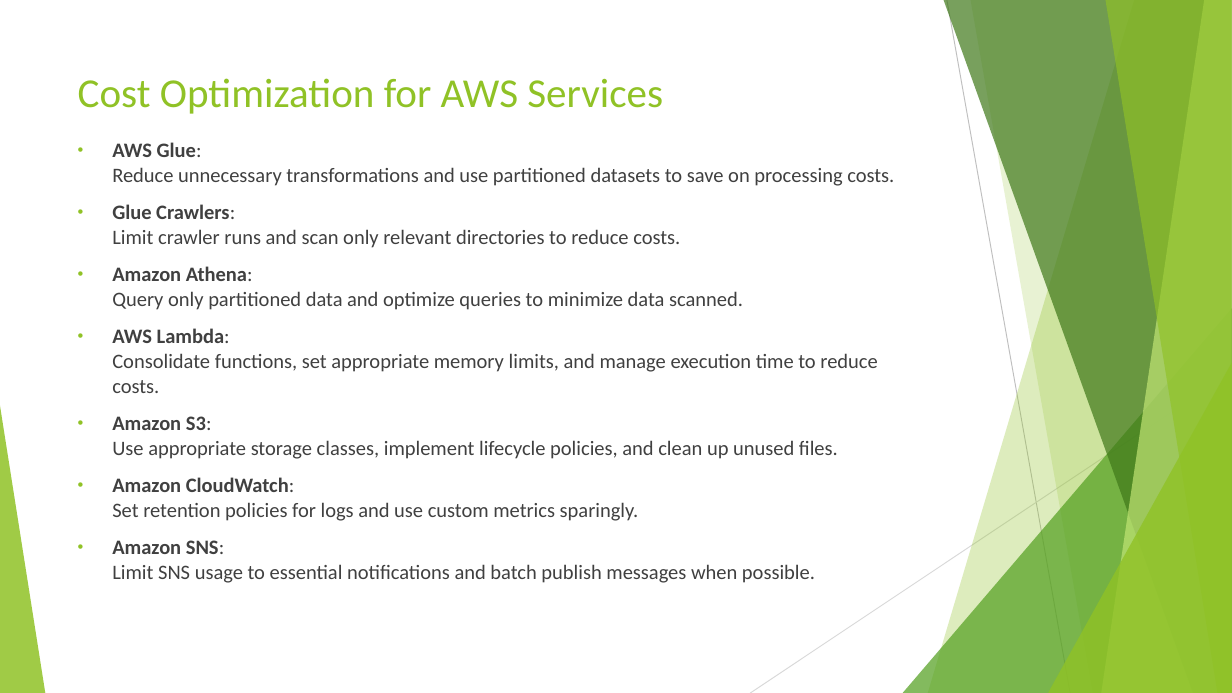
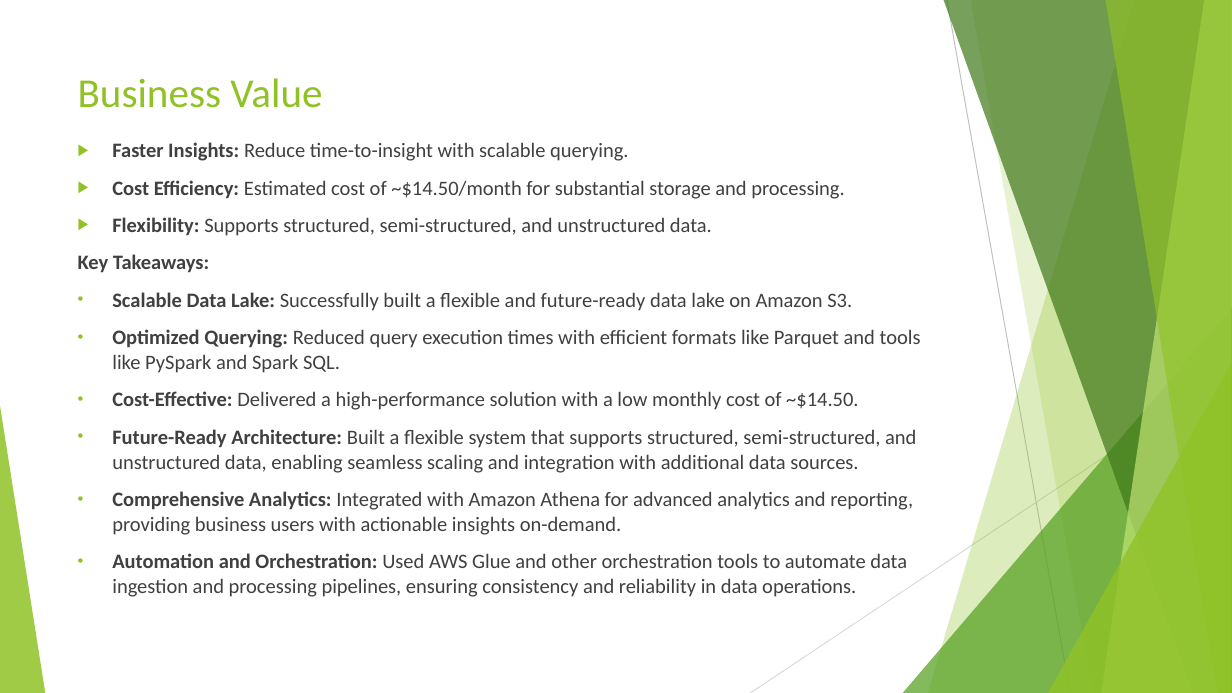
Before and after one commit to rdinesh808/Data_Lake_Construction_and_Querying_With_PySpark, a slide deck: slide 11 of Data_Lake_Construction_and_Querying_With_PySpark.pptx. Drawn at 1232x693 pixels with LibreOffice and Linux fonts; fonts in the diff are those of the drawing. Boxes give left, top, right and bottom in pixels: in the first picture for what was removed or moved away, otherwise in the second. Text is boxed around its words. In the diff, an @@ line names an element or a change of style, - is before the commit and + after.

Commit message:
business value added

```diff
--- a/Data_Lake_Construction_and_Querying_With_PySpark.pptx
+++ b/Data_Lake_Construction_and_Querying_With_PySpark.pptx
@@ title at (78,78,322,108): text changed @@
-Cost Optimization for AWS Services
+Business Value
@@ text at (78,142,921,597): text changed @@
-• AWS Glue:
-  Reduce unnecessary transformations and use partitioned datasets to save on processing costs.
-• Glue Crawlers:
-  Limit crawler runs and scan only relevant directories to reduce costs.
-• Amazon Athena:
-  Query only partitioned data and optimize queries to minimize data scanned.
-• AWS Lambda:
-  Consolidate functions, set appropriate memory limits, and manage execution time to reduce costs.
-• Amazon S3:
-  Use appropriate storage classes, implement lifecycle policies, and clean up unused files.
-• Amazon CloudWatch:
-  Set retention policies for logs and use custom metrics sparingly.
-• Amazon SNS:
-  Limit SNS usage to essential notifications and batch publish messages when possible.
+▶ Faster Insights: Reduce time-to-insight with scalable querying.
+▶ Cost Efficiency: Estimated cost of ~$14.50/month for substantial storage and processing.
+▶ Flexibility: Supports structured, semi-structured, and unstructured data.
+Key Takeaways:
+• Scalable Data Lake: Successfully built a flexible and future-ready data lake on Amazon S3.
+• Optimized Querying: Reduced query execution times with efficient formats like Parquet and tools like PySpark and Spark SQL.
+• Cost-Effective: Delivered a high-performance solution with a low monthly cost of ~$14.50.
+• Future-Ready Architecture: Built a flexible system that supports structured, semi-structured, and unstructured data, enabling seamless scaling and integration with additional data sources.
+• Comprehensive Analytics: Integrated with Amazon Athena for advanced analytics and reporting, providing business users with actionable insights on-demand.
+• Automation and Orchestration: Used AWS Glue and other orchestration tools to automate data ingestion and processing pipelines, ensuring consistency and reliability in data operations.
```
Also in this commit, not shown: 1 other slide changed, 1 other file.
